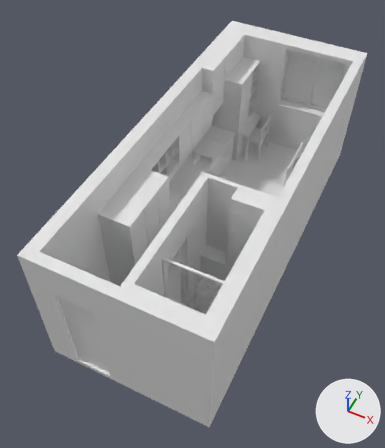
The glTF model assets/models/Guildford-Plaza-Flipped.glb as it was, and as the next commit left it.
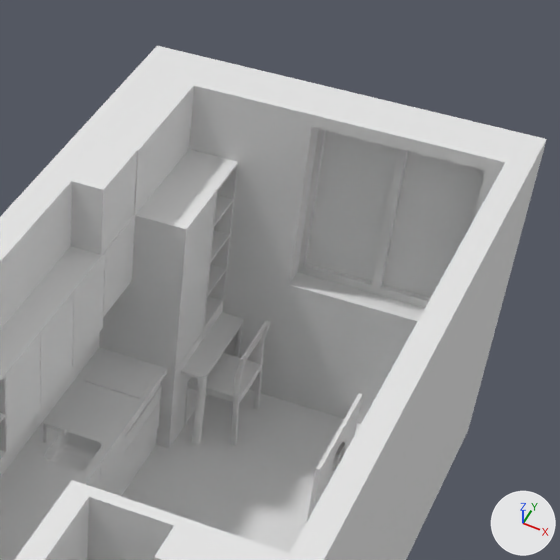
Old and new are each drawn whole from a 50 mm lens placed at (2.28, -7.17, 8.85), pointed at (-0.92, -0.78, 0.87) and again close up on the part from 46% to 97% of the width and 1% to 45% of the height. Every picture has the same lights, and +X, +Y and +Z are marked at lower right.

The first close-up shows 'Chair_03.001', 'Cube.003', 'Floor', 'Kitchen', 'Kitchen.001', 'Kitchen.002', 'Plane', 'Plane.002', 'Plane.006', 'Plane.008', 'Window Cupboard'.
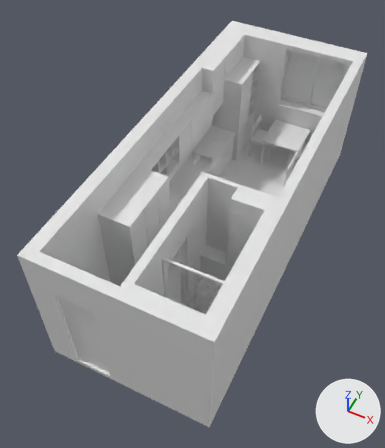
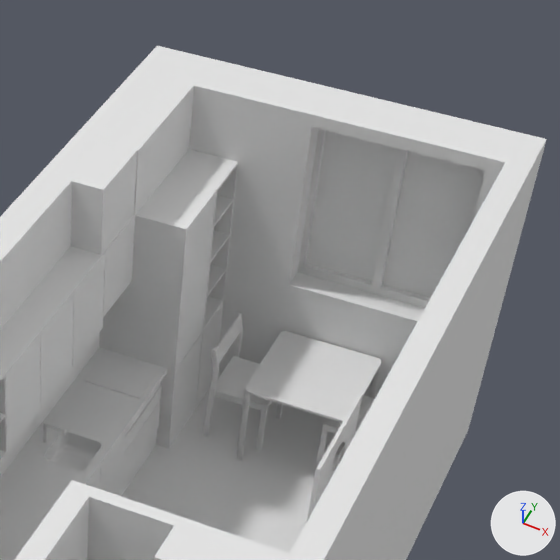
The edits, one by one:
Object 'Plane.006' (ob_plane_006) moves from (-1.474, 2.867, 0.75) to (-0.231, 2.867, 0.75).

Location of each change, (x1, y1, x2, y2) in pixels of the close-ups (560 x 560 px):
'Plane.006', moved
    before: (181, 312, 243, 445)
    after: (237, 331, 382, 461)
'Chair_03.001', moved
    before: (184, 321, 270, 446)
    after: (315, 395, 375, 469)
'Chair_03', moved (not visible before)
    after: (203, 313, 283, 451)
